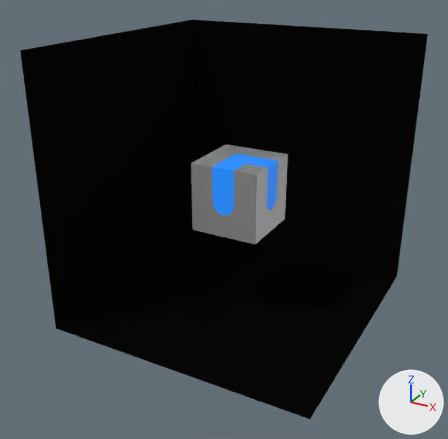
Two versions of the Blender file FSDC.blend, one commit apart.
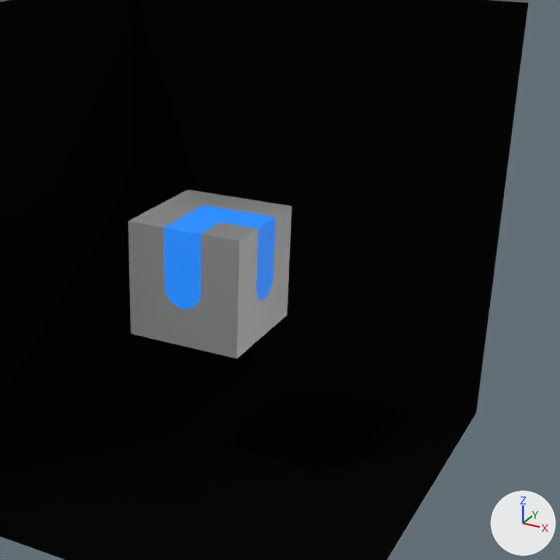
Each version is shown whole from a camera (50 mm lens) standing at (14.67, -28.51, 19.32) and looking at (-0.38, -1.14, 5.64), then close up on the part from 26% to 100% of the width and 7% to 83% of the height. The axes (+X, +Y, +Z) are drawn at lower right. The lights are the same throughout. Both versions are drawn at frame 100 of the action 'Left LeafAction'; the numbers are the values there.

Objects in the first close-up: 'Left Leaf', 'Main Cube', 'Plane', 'Right Leaf', 'Top Hat'.
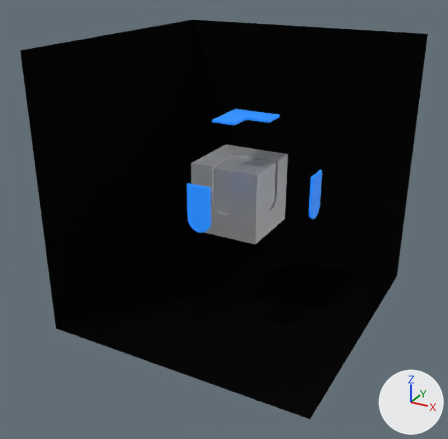
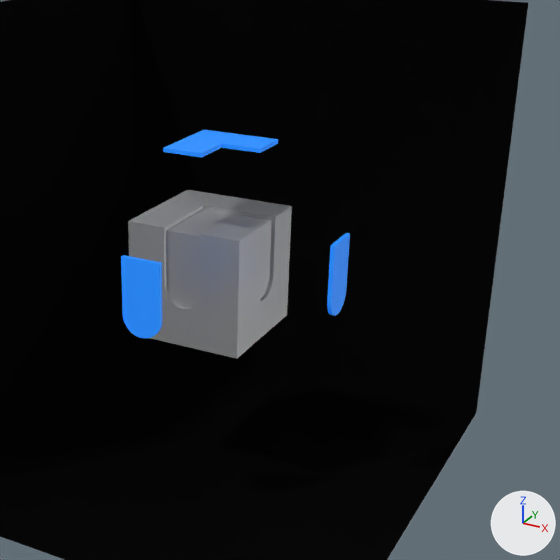
Changed parts and their boxes (x1, y1, x2, y2) in the close-ups (560 x 560 px):
'Right Leaf', moved
    before: (164, 232, 201, 309)
    after: (121, 255, 162, 338)
'Top Hat', moved
    before: (164, 205, 275, 238)
    after: (163, 130, 278, 157)
'Left Leaf', moved
    before: (256, 222, 275, 301)
    after: (327, 233, 350, 316)

Patch to the scene script:
```diff
--- a/FSDC.blend.py
+++ b/FSDC.blend.py
@@ ob_top_hat @@
 ob_top_hat = bpy.data.objects.new('Top Hat', me_top_hat)
-ob_top_hat.location = (0.0, 0.0, 5.0)
+ob_top_hat.location = (0.0, 0.0, 7.5)
 ob_top_hat.scale = (0.129, 0.129, 0.129)
@@ ob_right_leaf @@
 ob_right_leaf = bpy.data.objects.new('Right Leaf', me_right_leaf)
-ob_right_leaf.location = (0.0, 0.0, 5.0)
+ob_right_leaf.location = (0.0, -2.5, 5.0)
 ob_right_leaf.scale = (0.129, 0.129, 0.129)
@@ ob_left_leaf @@
 ob_left_leaf = bpy.data.objects.new('Left Leaf', me_left_leaf)
-ob_left_leaf.location = (0.0, 0.0, 5.0)
+ob_left_leaf.location = (2.5, 0.0, 5.0)
 ob_left_leaf.scale = (0.129, 0.129, 0.129)
```
